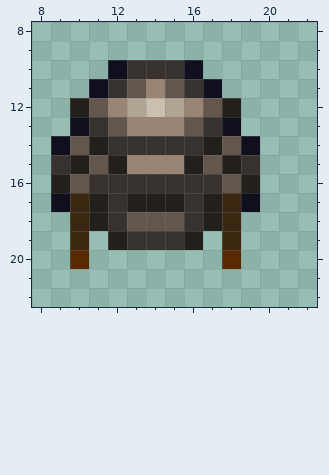
A pixel-art sprite gets an edit: Resources/Textures/_RMC14/Objects/Clothing/Head/Helmets/m10/tech.rsi/icon.png. The first picture shows the starting point.
The file is 32x32 pixels. Colours within 5 levels of each other are drawn and written as one. Shown: x 8..22, y 8..22.
New version:
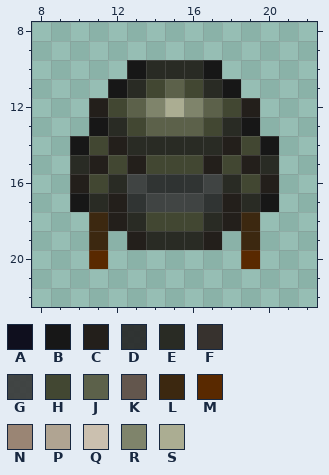
Palette (. is transparent): A #0f0f1e  B #171717  C #231f1b  D #252525e6  E #292b24  F #37322e  G #383838e6  H #424732  J #5c614a  K #63564d  L #3c2810  M #592900  N #9a8574  P #b0a492  Q #cbc0af  R #7f846b  S #abad92
What changed:
Changed rows in their new state; - is an unchanged pixel.
first column x 9:
10 ---.BEEEB---
11 --.BEHJHEB--
12 -.CHJRSRJHC-
13 -.BEHJJJHEB-
14 .BHCEEEEECHB
15 .ECHCHHHCHCE
16 .CHEGDDDGEHC
17 .BECDGGGDCEB
18 -.LCEHHHECL-
19 -.L.CEEEC.L-
20 -.M------.M-
Pixel boxes of the changes (left, top, right, bottom) in both pictures:
changed: (51, 60, 279, 269)
